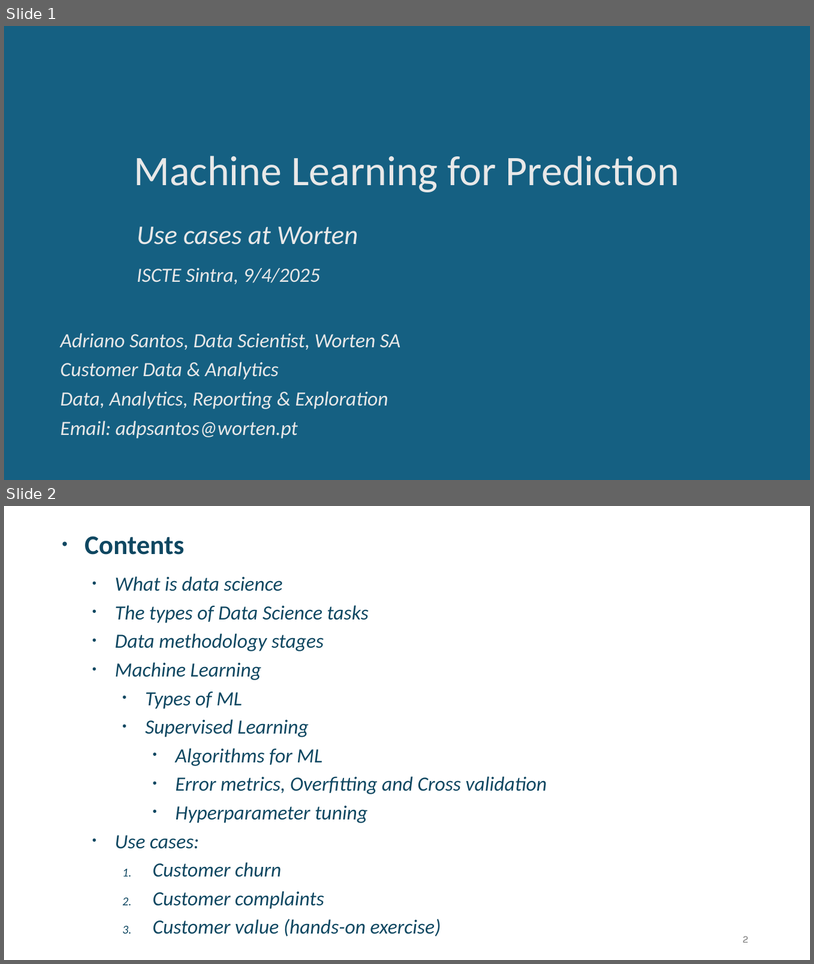
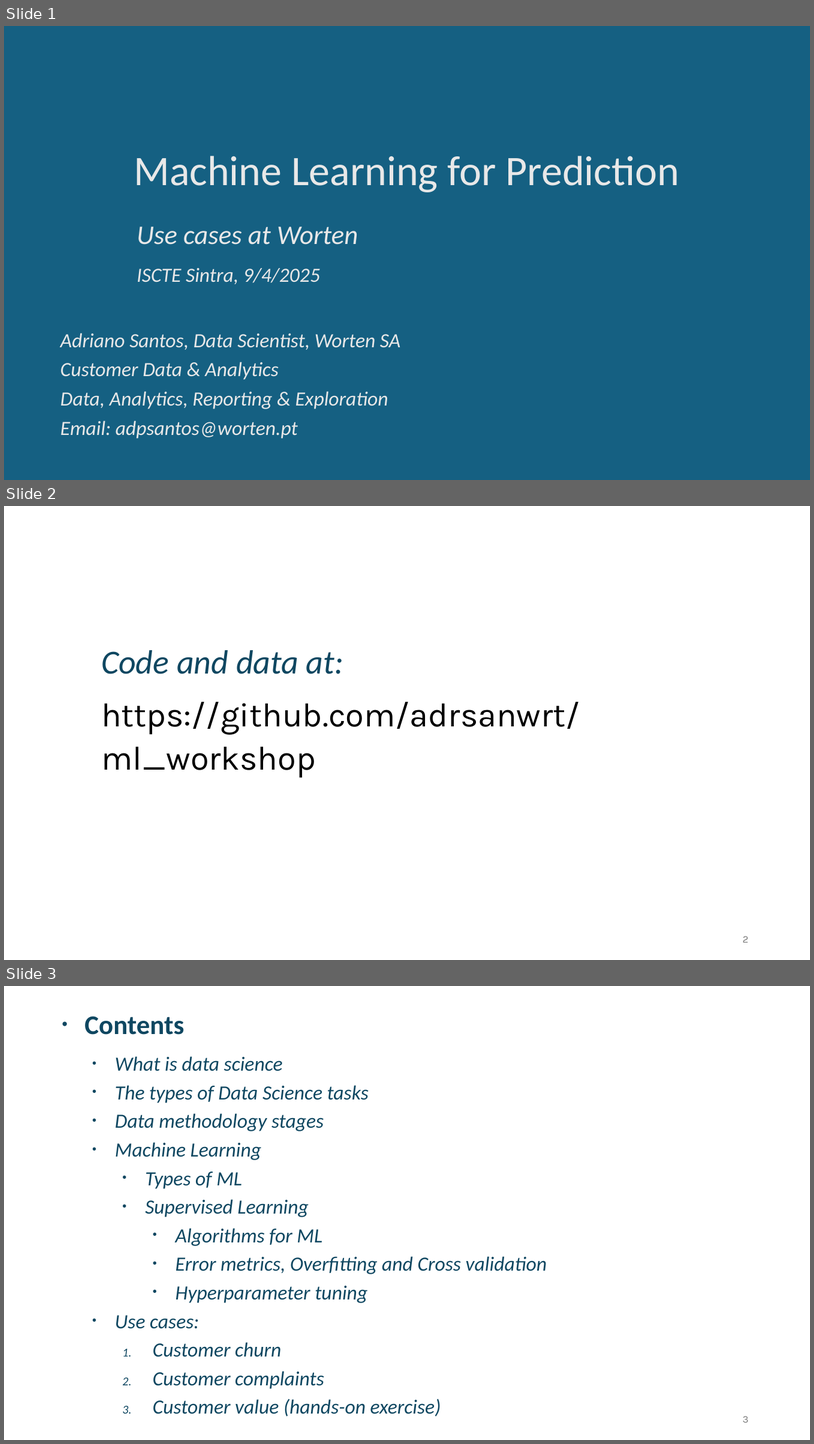
Before and after one commit to adrsanwrt/ml_workshop, a slide deck: apresentacao.pptx. Shown one above the other, each under a label of ours: slides 1 and 2 before the commit, slides 1, 2 and 3 after it. The pictures are 814x964 and 814x1444 pixels, drawn with LibreOffice and Linux fonts; fonts in the diff are those of the drawing. Boxes give left, top, right and bottom in pixels: in the first picture for what was removed or moved away, otherwise in the second. Text is boxed around its words. In the diff, an @@ line names an element or a change of style, - is before the commit and + after.

Commit message:
update ppt

```diff
--- a/apresentacao.pptx
+++ b/apresentacao.pptx
@@ slide 2 added at box(4, 506, 810, 960), background #FFFFFF @@
@@ text added at box(101, 650, 344, 674), 40 pt, text #0F4761, italic @@
+  Code and data at:
@@ text added at box(101, 702, 581, 777), 40 pt, text #000000 @@
+  https://github.com/adrsanwrt/ml_workshop
@@ page number added at box(743, 936, 749, 942), 12 pt, text #797979 @@
+2
@@ what was slide 2 is now slide 3 @@
@@ page number at box(743, 1416, 749, 1422): text changed @@
-2
+3
```
Also in this commit, not shown: 2 slides changed.
